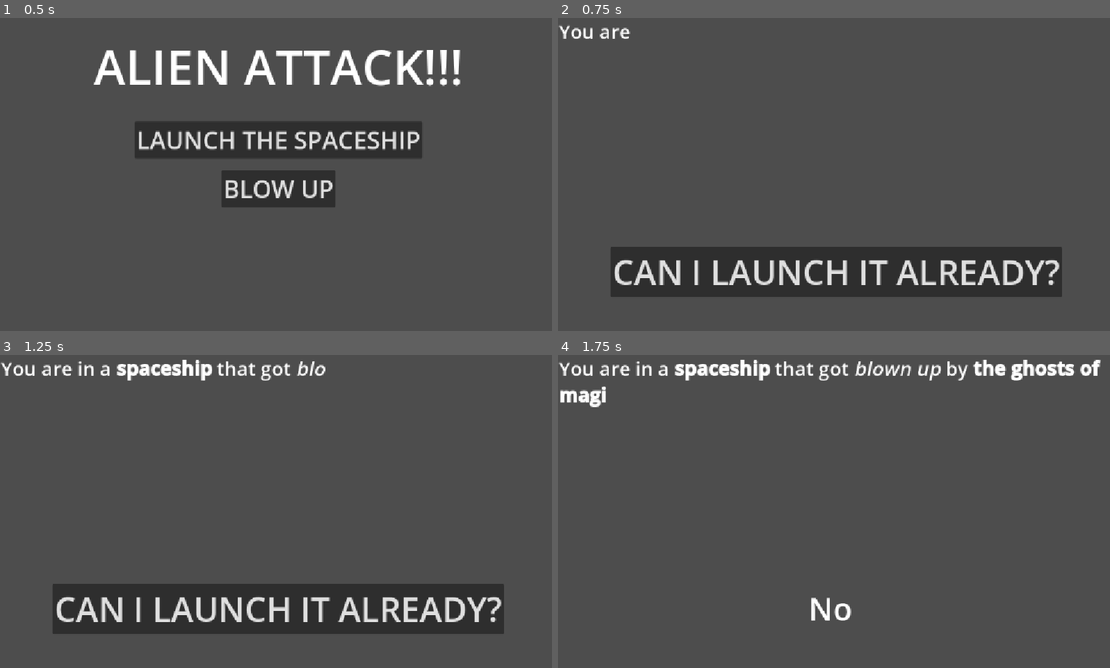
Above: before the commit, frames 1-4 (two rows, left to right).
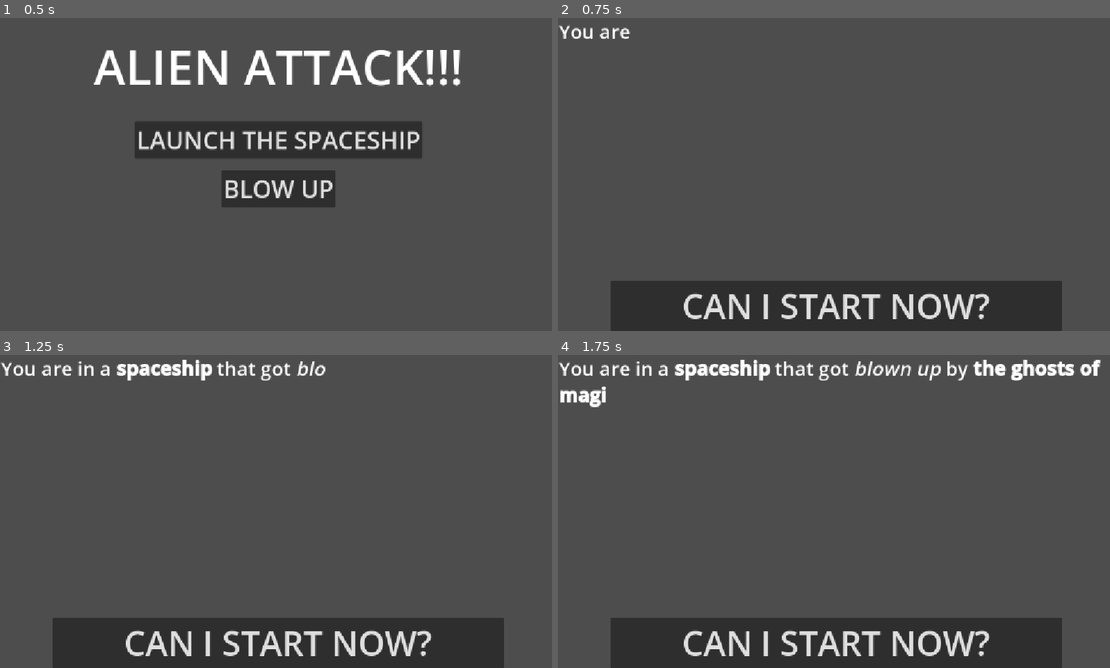
Above: after the commit, the same moments.

Repository: Firoty1/alien-attack
Game: Godot game, scene res://Scenes/menu.tscn
Same seed, same stepped clock (60 frames per second), same inputs: the game is played once before the commit and once after it. The engine's default icon, where the game draws it, is replaced by a stand-in: a white triangle on a blue panel in a dark square.
Inputs (mouse positions are in pixels of both pictures, inside the frame that each line leads up to):
- Up to frame 1 (0.5 s): no input
- Up to frame 2 (0.75 s): click "LAUNCH THE SPACESHIP" at 0.5 s
- Up to frame 3 (1.25 s): no input
- Up to frame 4 (1.75 s): click (834, 608) at 1.25 s, where only the run before the commit has a clickable "CAN I LAUNCH IT ALREADY?"

Frame 1 is identical in both runs. In frame 2, 18% of the frame differs, in the area x 9-92%, y 73-100%; in frame 3, 18%; in frame 4, 13%.

Commit message:
Revise lore screen launch flow

Diff:
--- a/Scenes/game.tscn
+++ b/Scenes/game.tscn
@@ -9,25 +9,25 @@
 }
 point_count = 5
 
-[node name="Game" type="Node2D" unique_id=294188740]
+[node name="Game" type="Node2D"]
 script = ExtResource("1_qxrlw")
 
-[node name="Player" parent="." unique_id=1028689561 instance=ExtResource("1_ebmjs")]
+[node name="Player" parent="." instance=ExtResource("1_ebmjs")]
 position = Vector2(606, 371)
 
-[node name="SpawningArea" type="Path2D" parent="." unique_id=1995619719]
+[node name="SpawningArea" type="Path2D" parent="."]
 curve = SubResource("Curve2D_ebmjs")
 
-[node name="SpawnPosition" type="PathFollow2D" parent="SpawningArea" unique_id=320427334]
+[node name="SpawnPosition" type="PathFollow2D" parent="SpawningArea"]
 position = Vector2(-16, -16)
 
-[node name="SpawnTimer" type="Timer" parent="." unique_id=879541210]
+[node name="SpawnTimer" type="Timer" parent="."]
 autostart = true
 
-[node name="Despawn" type="StaticBody2D" parent="." unique_id=217039826]
+[node name="Despawn" type="StaticBody2D" parent="."]
 collision_layer = 8
 
-[node name="CollisionPolygon2D" type="CollisionPolygon2D" parent="Despawn" unique_id=748322000]
+[node name="CollisionPolygon2D" type="CollisionPolygon2D" parent="Despawn"]
 polygon = PackedVector2Array(1152, 0, 1152, 648, 0, 648, 0, 0, 0, -16, -16, -16, -16, 664, 1168, 664, 1168, -16, 0, -16, 0, 0)
 
 [connection signal="timeout" from="SpawnTimer" to="." method="_on_spawn_timer_timeout"]
--- a/Scenes/lore.tscn
+++ b/Scenes/lore.tscn
@@ -1,8 +1,8 @@
-[gd_scene format=3 uid="uid://7u0jul6edpb5"]
+[gd_scene load_steps=2 format=3 uid="uid://7u0jul6edpb5"]
 
 [ext_resource type="Script" uid="uid://bcg3irxbybm1q" path="res://Scripts/lore.gd" id="1_oqjcs"]
 
-[node name="lore" type="Control" unique_id=654114113]
+[node name="lore" type="Control"]
 layout_mode = 3
 anchors_preset = 15
 anchor_right = 1.0
@@ -11,56 +11,50 @@
 grow_vertical = 2
 script = ExtResource("1_oqjcs")
 
-[node name="RichTextLabel" type="RichTextLabel" parent="." unique_id=1800425161]
+[node name="RichTextLabel" type="RichTextLabel" parent="."]
 layout_mode = 0
 offset_left = 2.0
 offset_right = 1147.0
 offset_bottom = 523.0
-theme_override_font_sizes/normal_font_size = 40
-theme_override_font_sizes/bold_font_size = 40
 theme_override_font_sizes/bold_italics_font_size = 40
 theme_override_font_sizes/italics_font_size = 40
 theme_override_font_sizes/mono_font_size = 40
+theme_override_font_sizes/normal_font_size = 40
+theme_override_font_sizes/bold_font_size = 40
 bbcode_enabled = true
 text = "You are in a [b]spaceship[/b] that got [i]blown up[/i] by [b]the ghosts of magical aliens[/b] that you once sla …(374 unchanged characters)…
 visible_characters = 0
 visible_ratio = 0.0
 
-[node name="ok" type="Button" parent="." unique_id=695125206]
+[node name="Button" type="Button" parent="."]
 layout_mode = 1
-anchors_preset = 8
+anchors_preset = 7
 anchor_left = 0.5
-anchor_top = 0.5
+anchor_top = 1.0
 anchor_right = 0.5
-anchor_bottom = 0.5
-offset_left = -110.0
-offset_top = 186.0
-offset_right = 111.0
-offset_bottom = 217.0
+anchor_bottom = 1.0
+offset_left = -467.5
+offset_top = -104.0
+offset_right = 467.5
 grow_horizontal = 2
-grow_vertical = 2
+grow_vertical = 0
 theme_override_font_sizes/font_size = 70
 text = "CAN I LAUNCH IT ALREADY?"
 
-[node name="Label" type="Label" parent="." unique_id=2012221909]
+[node name="Label" type="Label" parent="."]
 visible = false
-layout_mode = 0
-offset_left = 519.0
-offset_top = 480.0
-offset_right = 610.0
-offset_bottom = 570.0
+layout_mode = 1
+anchors_preset = 7
+anchor_left = 0.5
+anchor_top = 1.0
+anchor_right = 0.5
+anchor_bottom = 1.0
+offset_left = -45.5
+offset_top = -90.0
+offset_right = 45.5
+grow_horizontal = 2
+grow_vertical = 0
 theme_override_font_sizes/font_size = 65
 text = "No"
 
-[node name="Button" type="Button" parent="." unique_id=597109417]
-visible = false
-layout_mode = 0
-offset_left = 521.0
-offset_top = 579.0
-offset_right = 659.0
-offset_bottom = 638.0
-theme_override_font_sizes/font_size = 37
-text = "Launch"
-
-[connection signal="pressed" from="ok" to="." method="_on_ok_pressed"]
 [connection signal="pressed" from="Button" to="." method="_on_button_pressed"]
--- a/Scripts/Manager.gd
+++ b/Scripts/Manager.gd
@@ -4,6 +4,7 @@
 var Points = 0
 var bulletspeed = 300
 var BulletPierce = 1
+#Keeps track of if it's the first time playing
 var first = true
 
 func SceneChange(Scene):
--- a/Scripts/lore.gd
+++ b/Scripts/lore.gd
@@ -1,19 +1,23 @@
 extends Control
 
 func _ready():
-	if !Manager.first:
-		$Button.visible = true
+	$Button.visible = true
+	if Manager.first:
+		$Button.text = "CAN I START NOW?"
+	else:
+		$Button.text = "Ok... lets try again."
 
 func _process(delta: float) -> void:
 	$RichTextLabel.visible_ratio += .002
 	if $RichTextLabel.visible_ratio == 1:
 		$Button.visible = true
+		$Label.visible = false
+		Manager.first = false
+		$Button.text = "Launch Spaceship"
 
-
-func _on_ok_pressed() -> void:
-	$Label.visible = true
-	$ok.visible = false
-
-
-func _on_button_pressed():
-	Manager.SceneChange("Game")
+func _on_button_pressed() -> void:
+	if Manager.first:
+		$Button.visible = false
+		$Label.visible = true
+	else:
+		Manager.SceneChange("Game")
--- a/project.godot
+++ b/project.godot
@@ -12,7 +12,7 @@
 
 config/name="AlienAttack"
 run/main_scene="uid://cuy61wj64gp5b"
-config/features=PackedStringArray("4.7", "GL Compatibility")
+config/features=PackedStringArray("4.4", "GL Compatibility")
 config/icon="res://icon.svg"
 
 [autoload]
@@ -75,5 +75,3 @@
 [rendering]
 
 rendering_device/driver.windows="d3d12"
-renderer/rendering_method="gl_compatibility"
-renderer/rendering_method.mobile="gl_compatibility"
Not shown: 1 places in Scenes/game.tscn that only renumber resources
Not shown, changed: icon.svg.import
